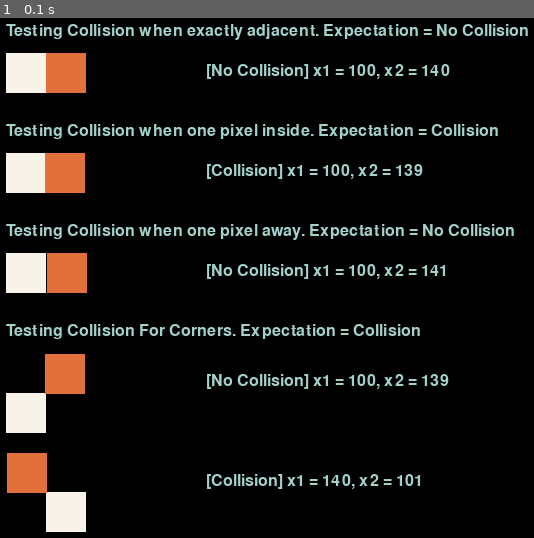
Above: before the commit, frame 1.
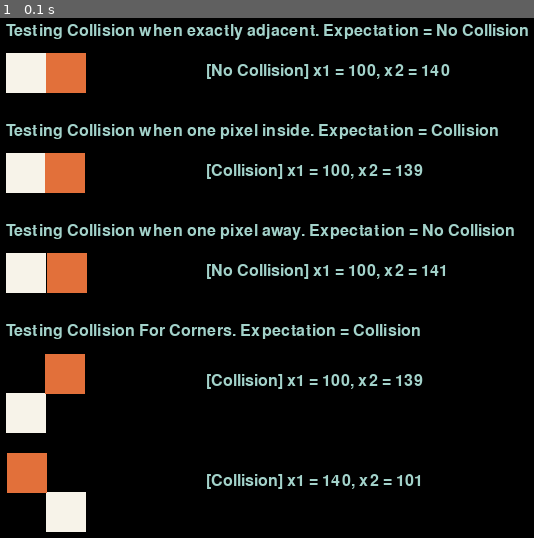
Above: after the commit, the same moment.

Repository: JTSipowicz/ProjectSnakeSolver
Game: pygame game, started from testing.py
The game is run twice, just before and just after one commit, with the same random seed, the same clock (stepped at 60 frames per second) and the same inputs.
Inputs:
- Up to frame 1 (0.1 s): no input

The runs differ from the first frame. In frame 1, 0.6% of the frame differs, in the area x 39-85%, y 68-72%.

Commit message:
Improved compare squares and added data strucs

Diff:
--- /dev/null
+++ b/data_structures.py
@@ -0,0 +1,13 @@
+from dataclasses import dataclass
+
+@dataclass
+class Rect:
+    right: int
+    top: int
+    left: int
+    down: int
+
+@dataclass
+class Point:
+    x: int
+    y: int
--- a/food.py
+++ b/food.py
@@ -1,7 +1,7 @@
 import pygame
 import random
 
-FOOD_LENGTH = 10
+FOOD_LENGTH = 20
 BORDER = 40
 
 class Food:
--- a/game.py
+++ b/game.py
@@ -7,24 +7,37 @@
 from food import Food
 from math_functions import compareSquares
 
+# Reset
+# Reward
+# Play() -> Direction
+# Game_iteration
+# is_Collision
+
+SCREEN_WIDTH = 600
+SCREEN_HEIGHT = 400
+GAME_SPEED = 30
+
+
+
+clock = pygame.time.Clock()
+
 def game_loop(scoreboard, mode):
     pygame.init()
-    SCREEN_WIDTH = 600
-    SCREEN_HEIGHT = 400
-
-    GAME_SPEED = 10
-    isGameRunning = True
-
     surface = pygame.display.set_mode((SCREEN_WIDTH, SCREEN_HEIGHT))
     pygame.display.set_caption("Snake Game")
     font = pygame.font.SysFont(None, 24)
 
-    clock = pygame.time.Clock()
-
     snake = Snake(surface, COLORS["snake_color"], SCREEN_WIDTH / 2, SCREEN_HEIGHT / 2)
     food = Food(surface, COLORS["food_color"], SCREEN_WIDTH, SCREEN_HEIGHT)
+
+    isGameRunning = True
+
+
+
     if mode == 'Player':
         scoreboard.set_type_Player()
+    else:
+        scoreboard.set_type_AI()
 
     while isGameRunning:
         surface.fill(COLORS["game_color"])
@@ -48,10 +61,8 @@
                         snake.move_right()
                     if event.key == pygame.K_ESCAPE:
                         isGameRunning = False
-                    if event.key == pygame.K_SPACE:
-                        pygame.time.wait(30000)
             elif mode == 'AI':
-                pass
+
 
         snake.move_snake()
 
@@ -61,14 +72,24 @@
 
         # Boundary Collision
         if snake.get_X() >= SCREEN_WIDTH or snake.get_X() < 0 or snake.get_Y() > SCREEN_HEIGHT or snake.get_Y() < 0:
-            isGameRunning = False
+            if mode == 'Player':
+                #isGameRunning = False
+                snake.reset_snake()
+                #food.respawn()
+            else:
+                pass
             scoreboard.update()
             scoreboard.save_scores()
             scoreboard.reset_score()
 
         # Self Collision
         if snake.check_self_collision():
-            isGameRunning = False
+            if mode == 'Player':
+                #isGameRunning = False
+                snake.reset_snake()
+                #food.respawn()
+            else:
+                pass
             scoreboard.update()
             scoreboard.save_scores()
             scoreboard.reset_score()
--- a/math_functions.py
+++ b/math_functions.py
@@ -1,21 +1,20 @@
-def compareSquares(x1, x2, y1, y2, square1_length, square2_length):
-    low_left1 = (x1, y1)
-    low_right1 = (x1 + square1_length, y1)
-    top_left1 = (x1, y1 - square1_length)
-    top_right1 = (x1 + square1_length, y1 - square1_length)
+from data_structures import Rect
 
-    # Make Square 2 Smaller by One pixel
-    low_left2 = (x2 + 1, y2 - 1)
-    low_right2 = (x2 + square2_length + 1, y2 - 1)
-    top_left2 = (x2 - 1, y2 - square2_length + 1)
-    top_right2 = (x2 + square2_length - 1, y2 - square1_length + 1)
+def compareSquares(x1, x2, y1, y2, rect1_length, rect2_length):
+    right = x1 + rect1_length
+    top = y1 - rect1_length
+    left = x1
+    down = y1
+    RectA = Rect(right, top, left, down)
 
-    if low_right1[0] > low_left2[0] and low_left1[0] < low_right2[0] and low_left1[1] > (top_left2[1] - 1) and top_left1[1] < (low_left2[1] + 1):
-                    return True
-    elif low_left1[0] < low_right2[0] and low_right1[0] > low_left2[0] and low_left1[1] > (top_left2[1] - 1) and top_left1[1] < (low_left2[1] + 1):
-                    return True
-    elif low_left1[1] > top_left2[1] and top_left1[1] < low_left2[1] and low_left1[0] < (low_right2[0] + 1) and low_right1[0] > (low_left2[0] - 1):
-                    return True
-    elif top_left1[1] < low_left2[1] and low_left1[1] > top_left2[1] and low_left1[0] < (low_right2[0] + 1) and low_right1[0] > (low_left2[0] - 1):
-                    return True
-    return False
+    right = x2 + rect2_length
+    top = y2 - rect2_length
+    left = x2
+    down = y2
+    RectB = Rect(right, top, left, down)
+
+    if (RectA.left < RectB.right and RectA.right > RectB.left
+        and RectA.top < RectB.down and RectA.down > RectB.top):
+        return True
+    else:
+        return False
--- a/scores.txt
+++ b/scores.txt
@@ -1,10 +1,10 @@
-1|Player|109
-2|AI|98
-3|AI|92
-4|AI|86
-5|Player|49
-6|Player|46
-7|Player|42
-8|Player|39
-9|Player|24
-10|Player|16
+0|Player|109
+1|AI|98
+2|AI|92
+3|AI|86
+4|Player|49
+5|Player|46
+6|Player|42
+7|Player|39
+8|Player|38
+9|Player|30
--- a/snake.py
+++ b/snake.py
@@ -5,18 +5,21 @@
 STEP_DISTANCE = 10
 
 class Snake:
-    def __init__(self, surface, color, x, y):
+    def __init__(self, surface, color, width, height):
         self.surface = surface
         self.color = color
-        self.head = [x, y]
+        self.head = [width, height]
         self.hasEaten = False
         self.direction = 'RIGHT'
-        self.segments = [[x, y], [x - LENGTH, y], [x - (LENGTH * 2), y], [x - (LENGTH * 3), y]]
+        self.segments = [[width, height],
+                        [width - LENGTH, height],
+                        [width - (LENGTH * 2), height], [width - (LENGTH * 3), height]]
         self.draw_snake()
 
     def draw_snake(self):
         for seg in self.segments:
             pygame.draw.rect(self.surface, self.color,[seg[0], seg[1], LENGTH, LENGTH])
+
 
     def move_snake(self):
         if self.direction == 'UP':
@@ -31,7 +34,6 @@
         # Updating Segments, [:] required to avoid shallow copy bug
         self.segments.insert(0, self.head[:])
         if self.hasEaten:
-            # Don't pop last item if eaten food
             self.hasEaten = False
         else:
             self.segments.pop()
@@ -59,6 +61,11 @@
                 return True
         return False
 
+    def reset_snake(self):
+        self.head = [300, 200]
+        self.segments = [[300, 200], [300 - LENGTH, 200], [300 - (LENGTH * 2), 200], [300 - (LENGTH * 3), 200]]
+        self.direction = 'RIGHT'
+
     def get_length(self):
         return LENGTH
     def get_X(self):
--- a/testing.py
+++ b/testing.py
@@ -1,5 +1,6 @@
 import pygame
 from math_functions import compareSquares
+from data_structures import Point
 
 pygame.init()
 SCREEN_WIDTH = 800
@@ -21,62 +22,56 @@
     surface.fill(BLACK)
     # TESTING CASE I
     # SQUARE ONE
-    sq1_x = 100
-    sq1_y = 100
+    sq1 = Point(100, 100)
     sq1_width = 40
-    pygame.draw.rect(surface, BEIGE, [sq1_x, sq1_y, sq1_width, sq1_width])
+    pygame.draw.rect(surface, BEIGE, [sq1.x, sq1.y, sq1_width, sq1_width])
     # SQUARE TWO
-    sq2_x = 140
-    sq2_y = 100
+    sq2 = Point(140, 100)
     sq2_width = 40
-    pygame.draw.rect(surface, ORANGE, [sq2_x, sq2_y, sq2_width, sq2_width])
+    pygame.draw.rect(surface, ORANGE, [sq2.x, sq2.y, sq2_width, sq2_width])
     # Comparison SQ1 and SQ2
     heading1 = font.render("Testing Collision when exactly adjacent. Expectation = No Collision", True, TEXT)
     surface.blit(heading1, (100, 70))
-    if compareSquares(sq1_x, sq2_x, sq1_y, sq2_y, sq1_width, sq2_width):
-        text = font.render("[Collision] x1 = {}, x2 = {}".format(sq1_x, sq2_x), True, TEXT)
+    if compareSquares(sq1.x, sq2.x, sq1.y, sq2.y, sq1_width, sq2_width):
+        text = font.render("[Collision] x1 = {}, x2 = {}".format(sq1.x, sq2.x), True, TEXT)
     else:
-        text = font.render("[No Collision] x1 = {}, x2 = {}".format(sq1_x, sq2_x), True, TEXT)
+        text = font.render("[No Collision] x1 = {}, x2 = {}".format(sq1.x, sq2.x), True, TEXT)
     surface.blit(text, (300, 110))
 
     # TESTING CASE II
     # SQUARE THREE
-    sq3_x = 100
-    sq3_y = 200
+    sq3 = Point(100, 200)
     sq3_width = 40
-    pygame.draw.rect(surface, BEIGE, [sq3_x, sq3_y, sq3_width, sq3_width])
+    pygame.draw.rect(surface, BEIGE, [sq3.x, sq3.y, sq3_width, sq3_width])
     # SQUARE FOUR
-    sq4_x = 139
-    sq4_y = 200
+    sq4 = Point(139, 200)
     sq4_width = 40
-    pygame.draw.rect(surface, ORANGE, [sq4_x, sq4_y, sq4_width, sq4_width])
+    pygame.draw.rect(surface, ORANGE, [sq4.x, sq4.y, sq4_width, sq4_width])
     # Comparison SQ3 and SQ4
     heading1 = font.render("Testing Collision when one pixel inside. Expectation = Collision", True, TEXT)
     surface.blit(heading1, (100, 170))
-    if compareSquares(sq3_x, sq4_x, sq3_y, sq4_y, sq3_width, sq4_width):
-        text = font.render("[Collision] x1 = {}, x2 = {}".format(sq3_x, sq4_x), True, TEXT)
+    if compareSquares(sq3.x, sq4.x, sq3.y, sq4.y, sq3_width, sq4_width):
+        text = font.render("[Collision] x1 = {}, x2 = {}".format(sq3.x, sq4.x), True, TEXT)
     else:
-        text = font.render("[No Collision] x1 = {}, x2 = {}".format(sq3_x, sq4_x), True, TEXT)
+        text = font.render("[No Collision] x1 = {}, x2 = {}".format(sq3.x, sq4.x), True, TEXT)
     surface.blit(text, (300, 210))
 
     # TESTING CASE III
     # SQUARE FIVE
-    sq5_x = 100
-    sq5_y = 300
+    sq5 = Point(100, 300)
     sq5_width = 40
-    pygame.draw.rect(surface, BEIGE, [sq5_x, sq5_y, sq5_width, sq5_width])
+    pygame.draw.rect(surface, BEIGE, [sq5.x, sq5.y, sq5_width, sq5_width])
     # SQUARE SIX
-    sq6_x = 141
-    sq6_y = 300
+    sq6 = Point(141, 300)
     sq6_width = 40
-    pygame.draw.rect(surface, ORANGE, [sq6_x, sq6_y, sq6_width, sq6_width])
+    pygame.draw.rect(surface, ORANGE, [sq6.x, sq6.y, sq6_width, sq6_width])
     # Comparison SQ5 and SQ6
     heading1 = font.render("Testing Collision when one pixel away. Expectation = No Collision", True, TEXT)
     surface.blit(heading1, (100, 270))
-    if compareSquares(sq5_x, sq6_x, sq5_y, sq6_y, sq5_width, sq6_width):
-        text = font.render("[Collision] x1 = {}, x2 = {}".format(sq5_x, sq6_x), True, TEXT)
+    if compareSquares(sq5.x, sq6.x, sq5.y, sq6.y, sq5_width, sq6_width):
+        text = font.render("[Collision] x1 = {}, x2 = {}".format(sq5.x, sq6.x), True, TEXT)
     else:
-        text = font.render("[No Collision] x1 = {}, x2 = {}".format(sq5_x, sq6_x), True, TEXT)
+        text = font.render("[No Collision] x1 = {}, x2 = {}".format(sq5.x, sq6.x), True, TEXT)
     surface.blit(text, (300, 310))
 
     # TESTING CORNERS
@@ -85,40 +80,37 @@
 
     # TESTING CASE IV TOP RIGHT
     # SQUARE SEVEN
-    sq7_x = 100
-    sq7_y = 440
+    sq7 = Point(100, 440)
     sq7_width = 40
-    pygame.draw.rect(surface, BEIGE, [sq7_x, sq7_y, sq7_width, sq7_width])
+    pygame.draw.rect(surface, BEIGE, [sq7.x, sq7.y, sq7_width, sq7_width])
     # SQUARE EIGHT
-    sq8_x = 139
-    sq8_y = 401
+
+    sq8 = Point(139, 401)
     sq8_width = 40
-    pygame.draw.rect(surface, ORANGE, [sq8_x, sq8_y, sq8_width, sq8_width])
+    pygame.draw.rect(surface, ORANGE, [sq8.x, sq8.y, sq8_width, sq8_width])
     # Comparison SQ7 and SQ8
 
-    if compareSquares(sq7_x, sq8_x, sq7_y, sq8_y, sq7_width, sq8_width):
-        text = font.render("[Collision] x1 = {}, x2 = {}".format(sq7_x, sq8_x), True, TEXT)
+    if compareSquares(sq7.x, sq8.x, sq7.y, sq8.y, sq7_width, sq8_width):
+        text = font.render("[Collision] x1 = {}, x2 = {}".format(sq7.x, sq8.x), True, TEXT)
     else:
-        text = font.render("[No Collision] x1 = {}, x2 = {}".format(sq7_x, sq8_x), True, TEXT)
+        text = font.render("[No Collision] x1 = {}, x2 = {}".format(sq7.x, sq8.x), True, TEXT)
     surface.blit(text, (300, 420))
 
     # TESTING CASE V BOTTOM
     # SQUARE NINE
-    sq9_x = 140
-    sq9_y = 539
+    sq9 = Point(140, 539)
     sq9_width = 40
-    pygame.draw.rect(surface, BEIGE, [sq9_x, sq9_y, sq9_width, sq9_width])
+    pygame.draw.rect(surface, BEIGE, [sq9.x, sq9.y, sq9_width, sq9_width])
     # SQUARE TEN
-    sq10_x = 101
-    sq10_y = 500
+    sq10 = Point(101, 500)
     sq10_width = 40
-    pygame.draw.rect(surface, ORANGE, [sq10_x, sq10_y, sq10_width, sq10_width])
+    pygame.draw.rect(surface, ORANGE, [sq10.x, sq10.y, sq10_width, sq10_width])
     # Comparison SQ9 and SQ10
 
-    if compareSquares(sq9_x, sq10_x, sq9_y, sq10_y, sq9_width, sq10_width):
-        text = font.render("[Collision] x1 = {}, x2 = {}".format(sq9_x, sq10_x), True, TEXT)
+    if compareSquares(sq9.x, sq10.x, sq9.y, sq10.y, sq9_width, sq10_width):
+        text = font.render("[Collision] x1 = {}, x2 = {}".format(sq9.x, sq10.x), True, TEXT)
     else:
-        text = font.render("[No Collision] x1 = {}, x2 = {}".format(sq9_x, sq10_x), True, TEXT)
+        text = font.render("[No Collision] x1 = {}, x2 = {}".format(sq9.x, sq10.x), True, TEXT)
     surface.blit(text, (300, 520))
 
     for event in pygame.event.get():
Renamed: class-diagram.jpeg -> Diagrams/class-diagram.jpeg
Renamed: flowchart-diagram.jpeg -> Diagrams/flowchart-diagram.jpeg
